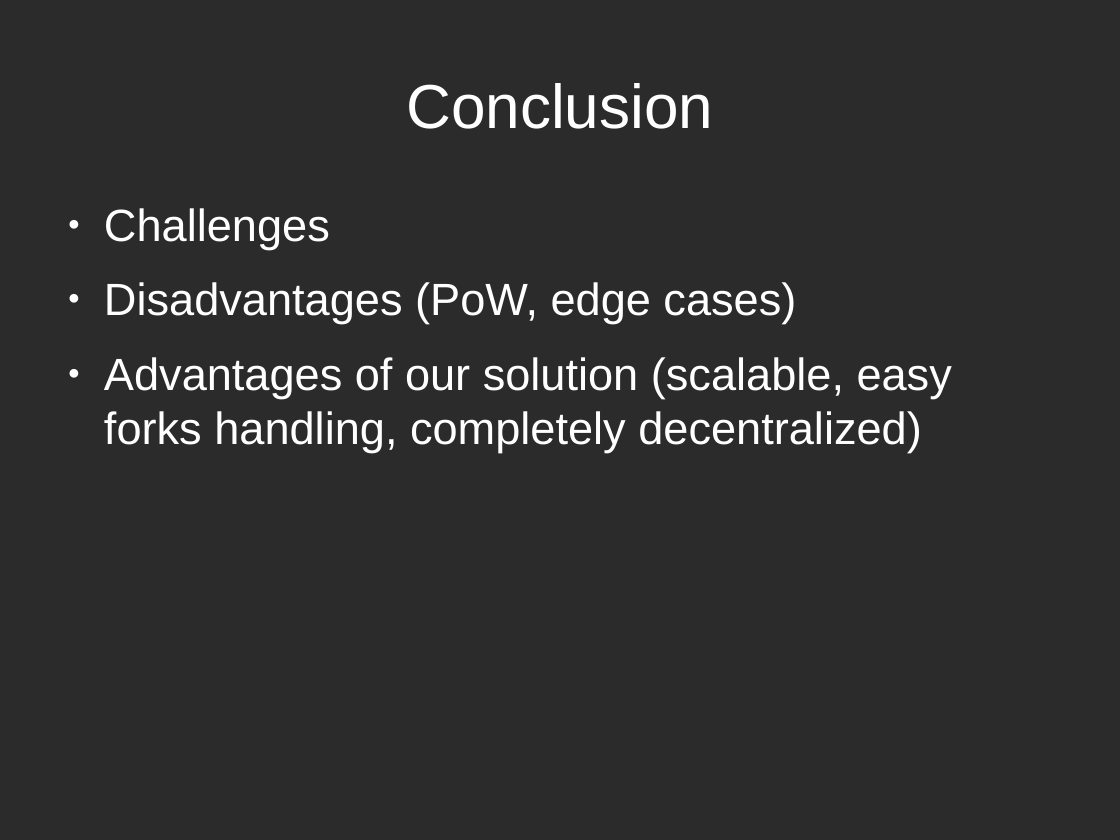
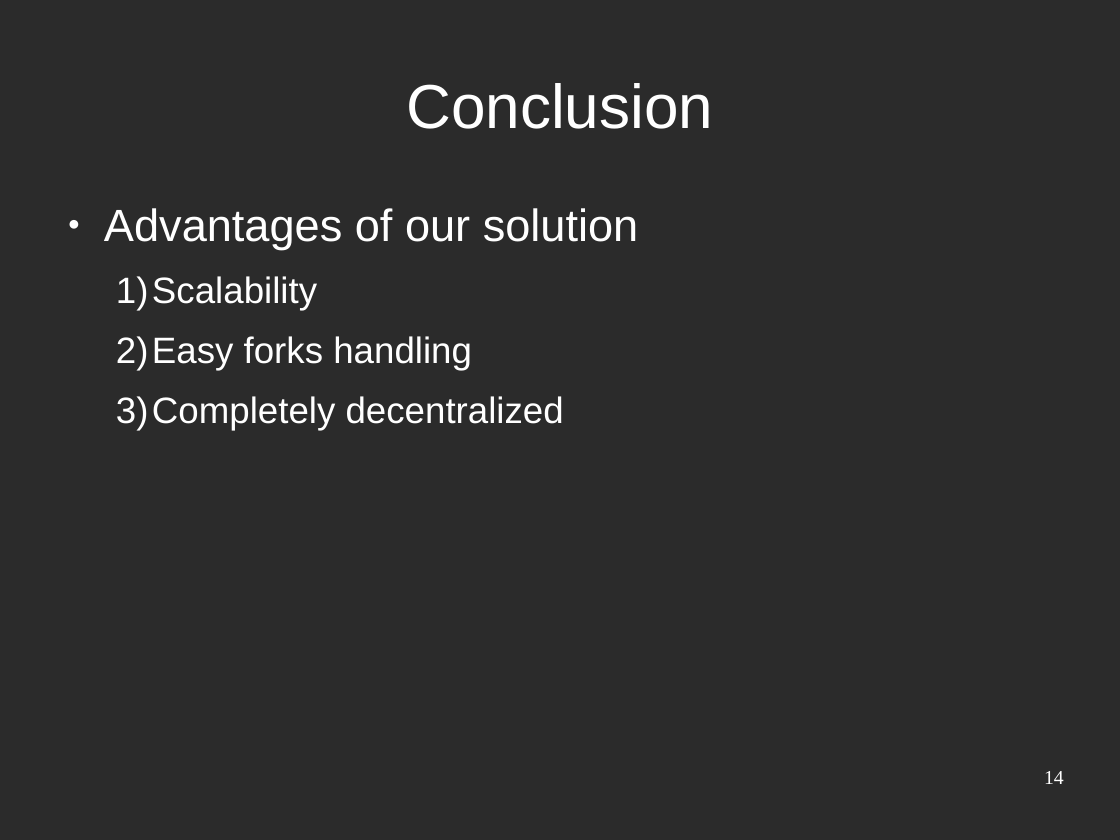
Before and after one commit to mthambipillai/blockchainSybilAttackResistance, a slide deck: slide 14 of BlockchainSybilAttack.odp (slide 9 before the commit). Drawn at 1120x840 pixels with LibreOffice and Linux fonts; fonts in the diff are those of the drawing; background and template pictures are left out; a plain dark background stands for a picture behind light text. Boxes give left, top, right and bottom in pixels: in the first picture for what was removed or moved away, otherwise in the second. Text is boxed around its words. In the diff, an @@ line names an element or a change of style, - is before the commit and + after.

Commit message:
Update Final Presentation

```diff
--- a/BlockchainSybilAttack.odp
+++ b/BlockchainSybilAttack.odp
@@ text at [104, 208, 639, 430]: text changed; size 32 to 26 pt @@
-● Challenges
-● Disadvantages (PoW, edge cases)
-● Advantages of our solution (scalable, easy forks handling, completely decentralized)
+● Advantages of our solution
+  1) Scalability
+  2) Easy forks handling
+  3) Completely decentralized
@@ page number added at [1044, 771, 1064, 784], 14 pt, text #FFFFFF @@
+14
```
Also in this commit, not shown: 7 other slides changed, 7 slides added, 1 slide removed.
